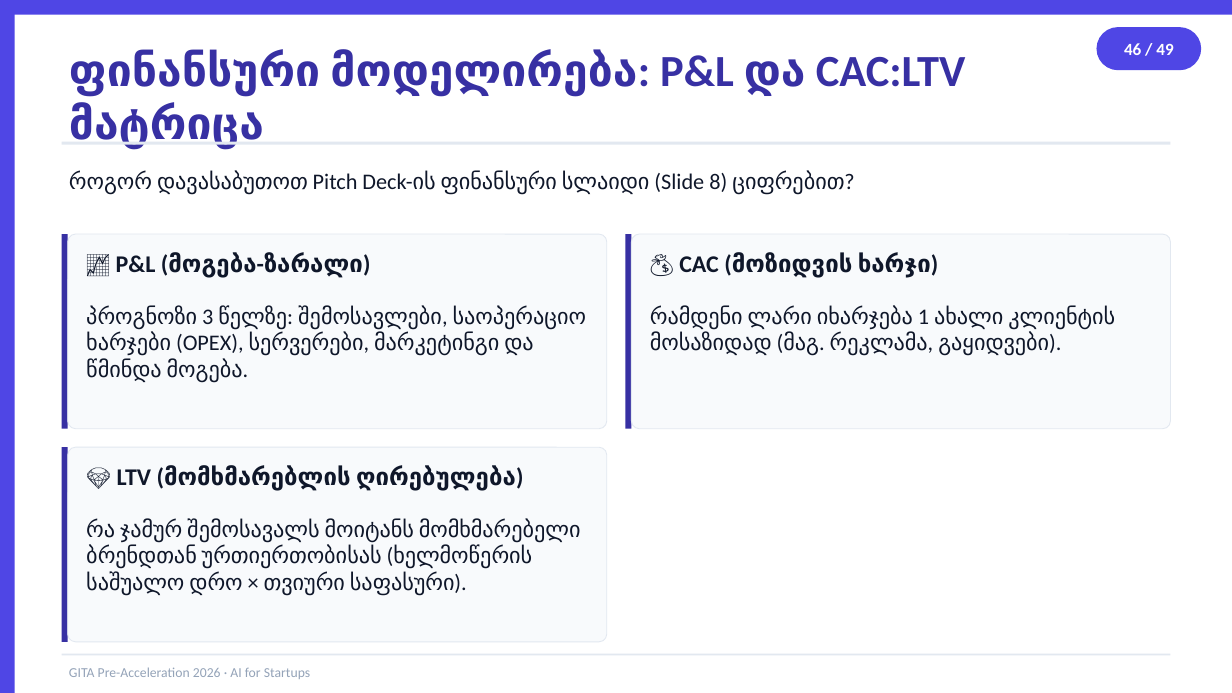
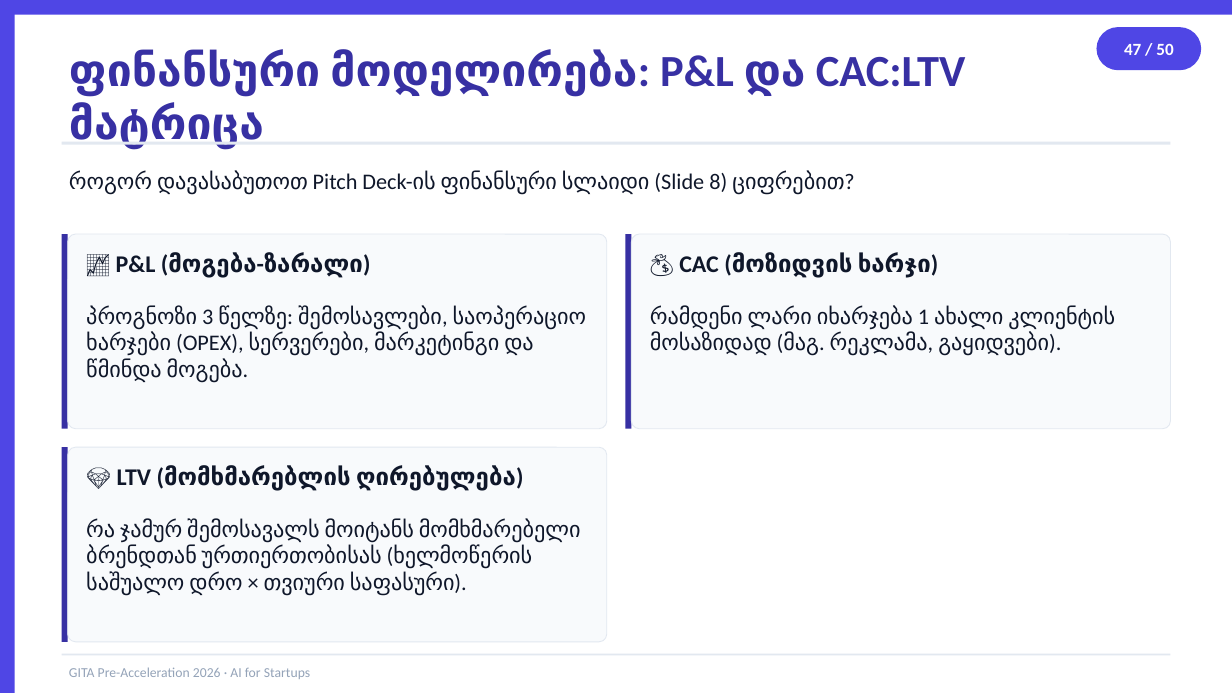
Before and after one commit to basilaia123/ai2026, a slide deck: slide 47 of GITA/Pre-Acceleration/2026-5h-AI-for-Startups/day2-slides.pptx (slide 46 before the commit). Drawn at 1232x693 pixels with LibreOffice and Linux fonts; fonts in the diff are those of the drawing. Boxes give left, top, right and bottom in pixels: in the first picture for what was removed or moved away, otherwise in the second. Text is boxed around its words. In the diff, an @@ line names an element or a change of style, - is before the commit and + after.

```diff
--- a/GITA/Pre-Acceleration/2026-5h-AI-for-Startups/day2-slides.pptx
+++ b/GITA/Pre-Acceleration/2026-5h-AI-for-Startups/day2-slides.pptx
@@ text in rounded rectangle at (x1=1124, y1=44, x2=1173, y2=55): text changed @@
-46 / 49
+47 / 50
```
Also in this commit, not shown: 47 other slides changed, 1 slide added, 4 other files.
